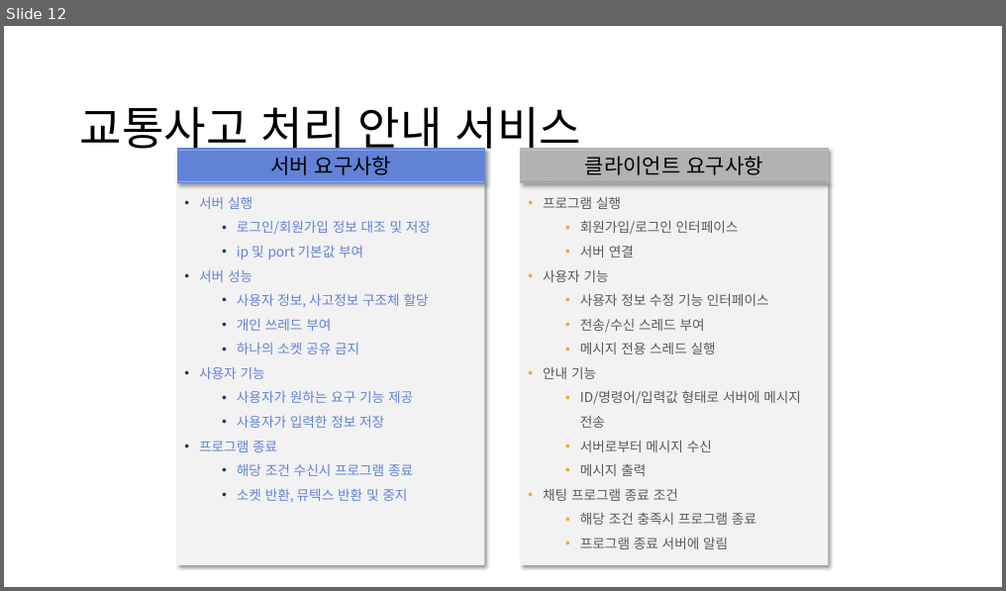
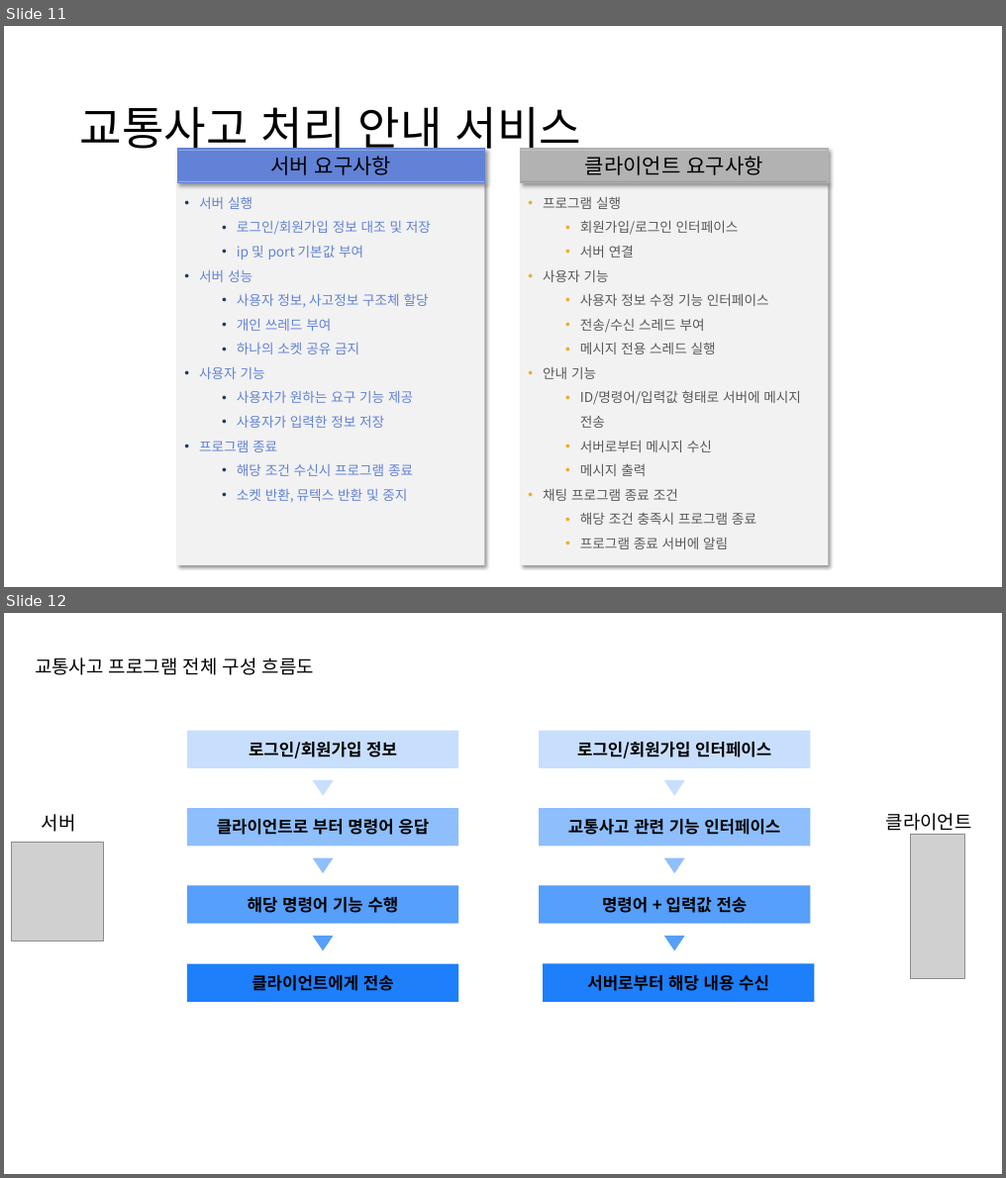
Before and after one commit to kimsungyeon0613/project02, a slide deck: 개발계획서 그림.pptx. Shown one above the other, each under a label of ours: slide 12 before the commit, slides 11 and 12 after it. The pictures are 1006x591 and 1006x1178 pixels, drawn with LibreOffice and Linux fonts; fonts in the diff are those of the drawing; grey boxes stand for pictures. Boxes give left, top, right and bottom in pixels: in the first picture for what was removed or moved away, otherwise in the second. Text is boxed around its words. In the diff, an @@ line names an element or a change of style, - is before the commit and + after.

Commit message:
보험정보랑 파일 업로드 01

```diff
--- a/개발계획서 그림.pptx
+++ b/개발계획서 그림.pptx
@@ slide 12 added at (x1=4, y1=613, x2=1002, y2=1174), background #FFFFFF @@
@@ text added at (x1=35, y1=658, x2=314, y2=675), 18 pt, text #000000 @@
+교통사고 프로그램 전체 구성 흐름도
@@ rectangle added at (x1=187, y1=731, x2=459, y2=768), fill #C7DFFD, 16 pt, text #000000, bold @@
+로그인/회원가입 정보
@@ rectangle added at (x1=539, y1=731, x2=810, y2=768), fill #C7DFFD, 16 pt, text #000000, bold @@
+로그인/회원가입 인터페이스
@@ triangle added at (x1=313, y1=780, x2=334, y2=796), fill #C7DFFD @@
@@ triangle added at (x1=664, y1=780, x2=685, y2=796), fill #C7DFFD @@
@@ text added at (x1=42, y1=814, x2=76, y2=832), 18 pt, text #000000 @@
+서버
@@ rectangle added at (x1=187, y1=808, x2=459, y2=847), fill #8EBFFC, 16 pt, text #000000, bold @@
+클라이언트로 부터 명령어 응답
@@ rectangle added at (x1=539, y1=808, x2=810, y2=847), fill #8EBFFC, 16 pt, text #000000, bold @@
+교통사고 관련 기능 인터페이스
@@ text added at (x1=886, y1=813, x2=972, y2=835), 18 pt, text #000000 @@
+클라이언트
@@ picture added at (x1=11, y1=842, x2=104, y2=941) @@
@@ picture added at (x1=911, y1=834, x2=965, y2=978) @@
@@ triangle added at (x1=313, y1=859, x2=334, y2=873), fill #8EBFFC @@
@@ triangle added at (x1=664, y1=859, x2=685, y2=873), fill #8EBFFC @@
@@ rectangle added at (x1=187, y1=885, x2=459, y2=924), fill #569FFA, 16 pt, text #000000, bold @@
+해당 명령어 기능 수행
@@ rectangle added at (x1=539, y1=885, x2=810, y2=924), fill #569FFA, 16 pt, text #000000, bold @@
+명령어 + 입력값 전송
@@ triangle added at (x1=313, y1=936, x2=334, y2=951), fill #569FFA @@
@@ triangle added at (x1=664, y1=936, x2=685, y2=951), fill #569FFA @@
@@ rectangle added at (x1=187, y1=964, x2=459, y2=1002), fill #1D7FF9, 16 pt, text #000000, bold @@
+클라이언트에게 전송
@@ rectangle added at (x1=543, y1=964, x2=815, y2=1002), fill #1D7FF9, 16 pt, text #000000, bold @@
+서버로부터 해당 내용 수신
@@ what was slide 12 is now slide 11 @@
```
Also in this commit, not shown: 1 other slide added, 1 slide removed, 21 other files.
